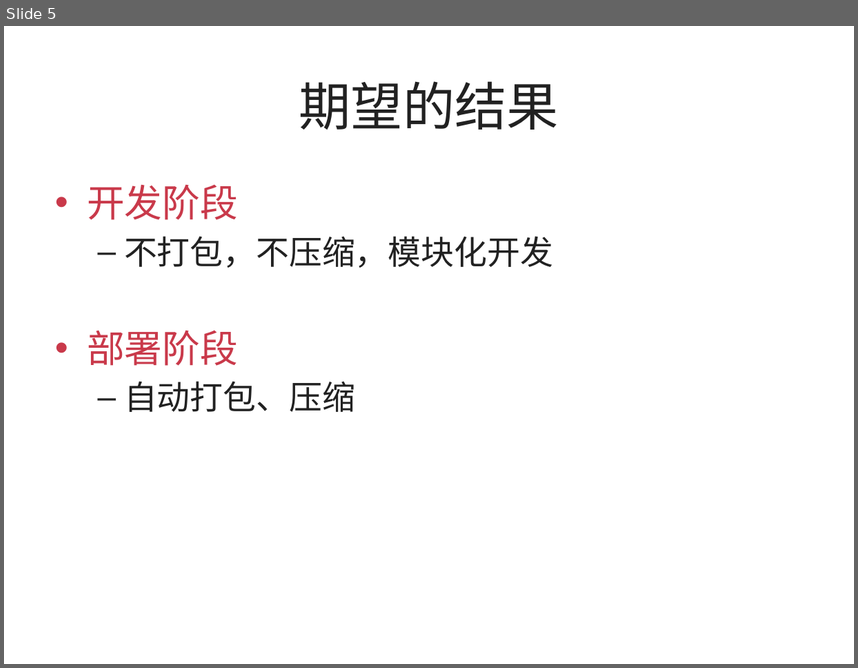
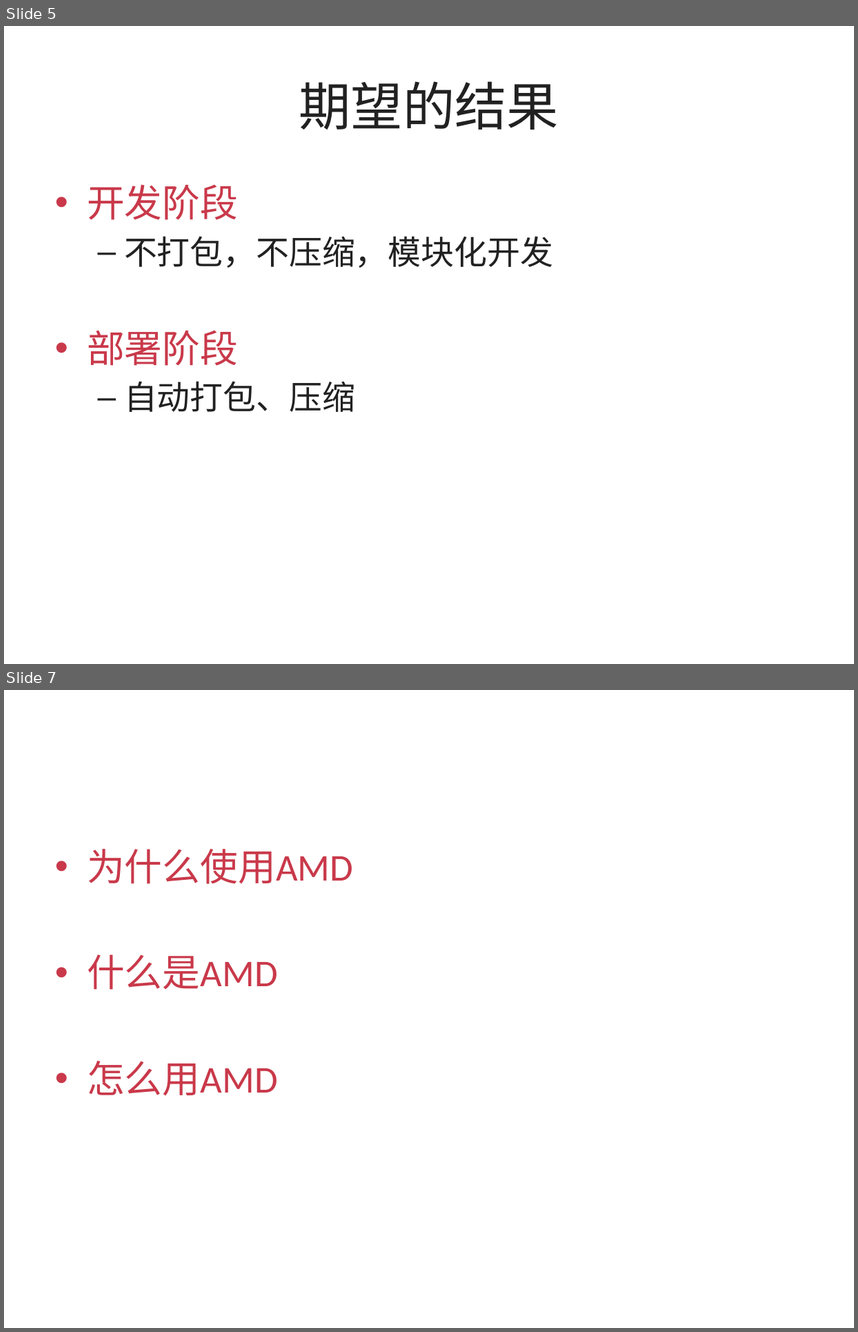
Before and after one commit to silvajs/lecturer, a slide deck: requirejs/doc/requirejs.pptx. Shown one above the other, each under a label of ours: slide 5 before the commit, slides 5 and 7 after it; the slides between them are not shown. The pictures are 858x668 and 858x1332 pixels, drawn with LibreOffice and Linux fonts; fonts in the diff are those of the drawing. Boxes give left, top, right and bottom in pixels: in the first picture for what was removed or moved away, otherwise in the second. Text is boxed around its words. In the diff, an @@ line names an element or a change of style, - is before the commit and + after.

```diff
--- a/requirejs/doc/requirejs.pptx
+++ b/requirejs/doc/requirejs.pptx
@@ slide 7 added at (x1=4, y1=690, x2=854, y2=1328), background #FFFFFF @@
@@ text added at (x1=87, y1=849, x2=353, y2=1096), 32 pt, text #C9394A @@
+• 为什么使用AMD
+• 什么是AMD
+• 怎么用AMD
```
Also in this commit, not shown: 5 other slides added, 13 other files.
